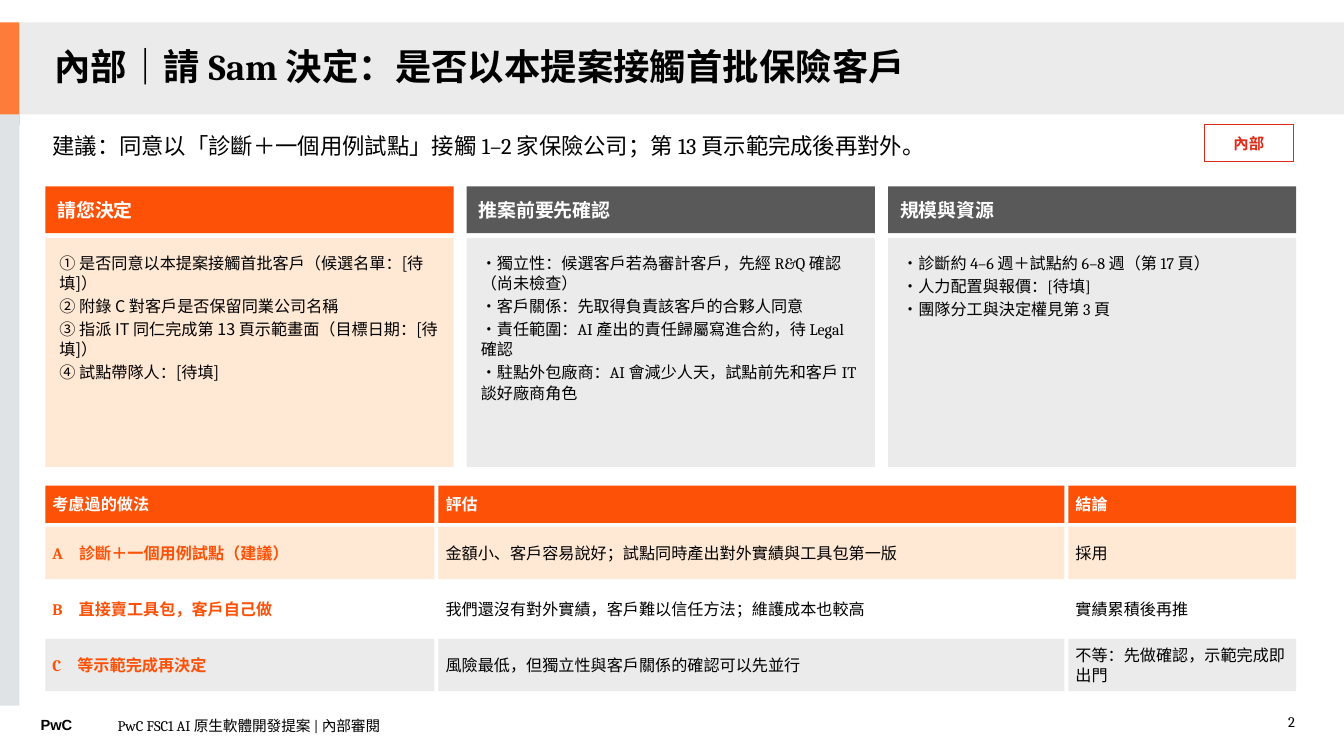
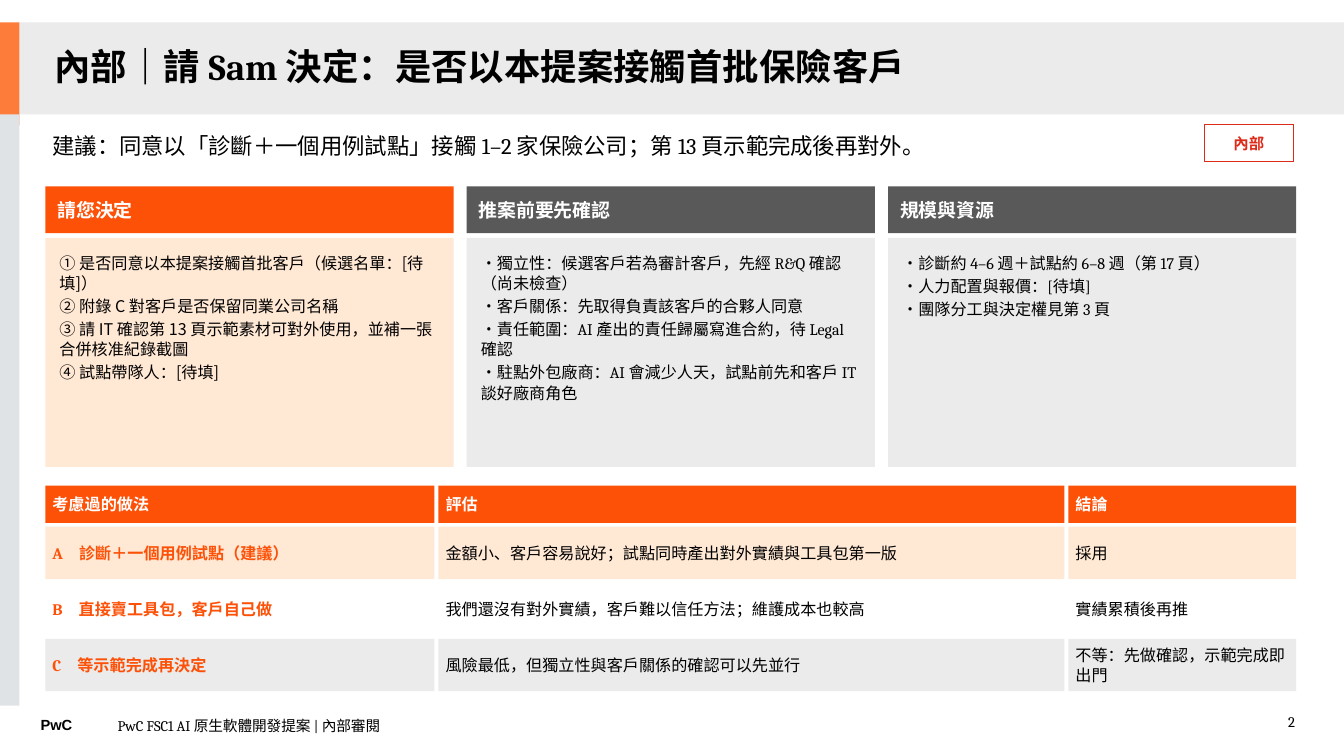
Before and after one commit to Robshao/PwC_FSC1, a slide deck: slide 2 of research/ai-native-sdlc/AI原生軟體開發_合夥人提案簡報.pptx. Drawn at 1344x756 pixels with LibreOffice and Linux fonts; fonts in the diff are those of the drawing. Boxes give left, top, right and bottom in pixels: in the first picture for what was removed or moved away, otherwise in the second. Text is boxed around its words. In the diff, an @@ line names an element or a change of style, - is before the commit and + after.

```diff
--- a/research/ai-native-sdlc/AI原生軟體開發_合夥人提案簡報.pptx
+++ b/research/ai-native-sdlc/AI原生軟體開發_合夥人提案簡報.pptx
@@ text in rectangle at (59,319,432,357): text changed @@
-③ 指派 IT 同仁完成第 13 頁示範畫面（目標日期：[待填]）
+③ 請 IT 確認第 13 頁示範素材可對外使用，並補一張合併核准紀錄截圖
```
Also in this commit, not shown: 8 other slides changed, 3 slides added, 1 slide removed, 6 other files.
